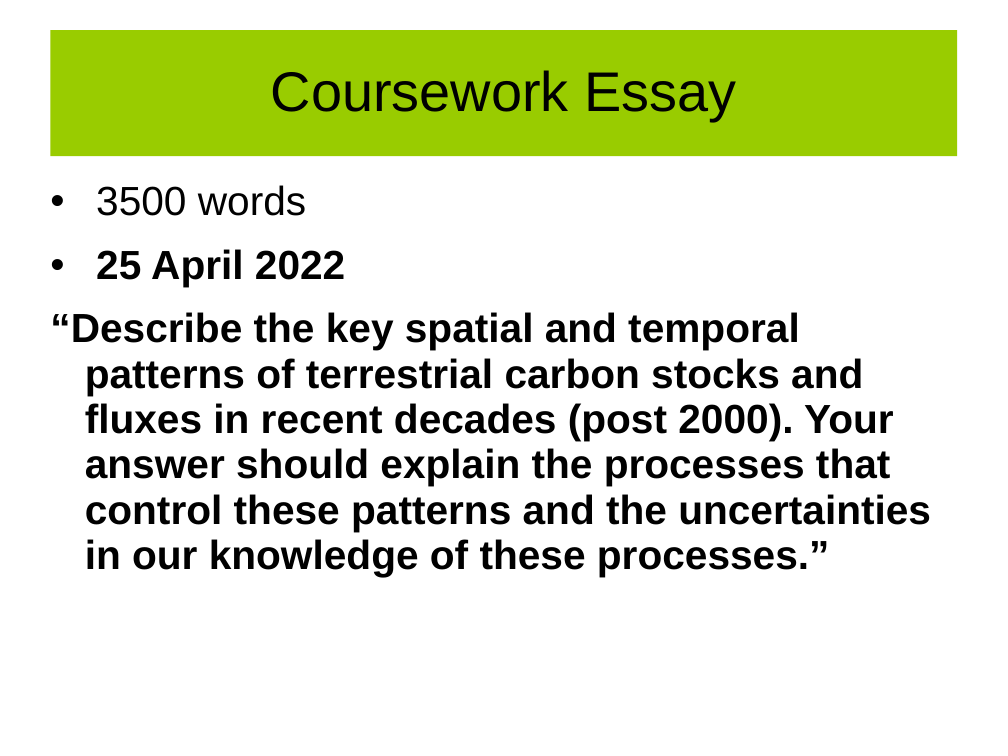
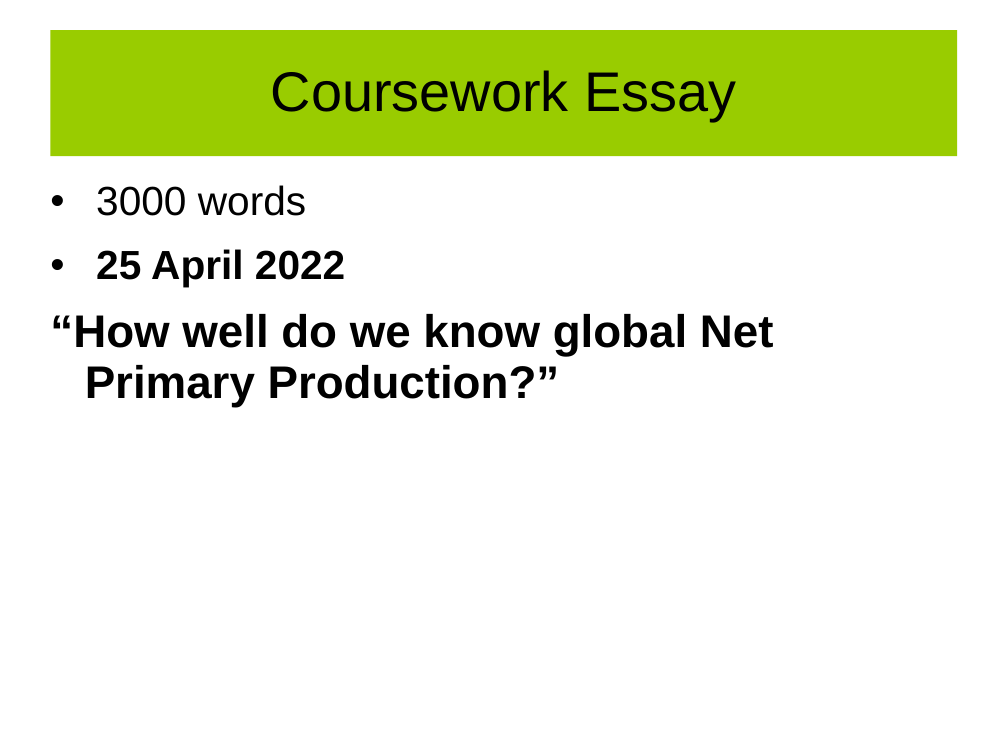
Before and after one commit to UCL-EO/geog0133, a slide deck: slide 7 of docs/ppt/GEOG0113-001.pptx. Drawn at 1008x756 pixels with LibreOffice and Linux fonts; fonts in the diff are those of the drawing; background and template pictures are left out. Boxes give left, top, right and bottom in pixels: in the first picture for what was removed or moved away, otherwise in the second. Text is boxed around its words. In the diff, an @@ line names an element or a change of style, - is before the commit and + after.

```diff
--- a/docs/ppt/GEOG0113-001.pptx
+++ b/docs/ppt/GEOG0113-001.pptx
@@ text at (x1=96, y1=185, x2=306, y2=216): text changed @@
-• 3500 words
+• 3000 words
@@ text at (x1=50, y1=314, x2=774, y2=407): text changed; size 32 to 36 pt @@
-“Describe the key spatial and temporal patterns of terrestrial carbon stocks and fluxes in recent decades (post 2000). Your answer should explain the processes that control these patterns and the uncertainties in our knowledge of these processes.”
+“How well do we know global Net Primary Production?”
```
Also in this commit, not shown: 7 other slides changed.
